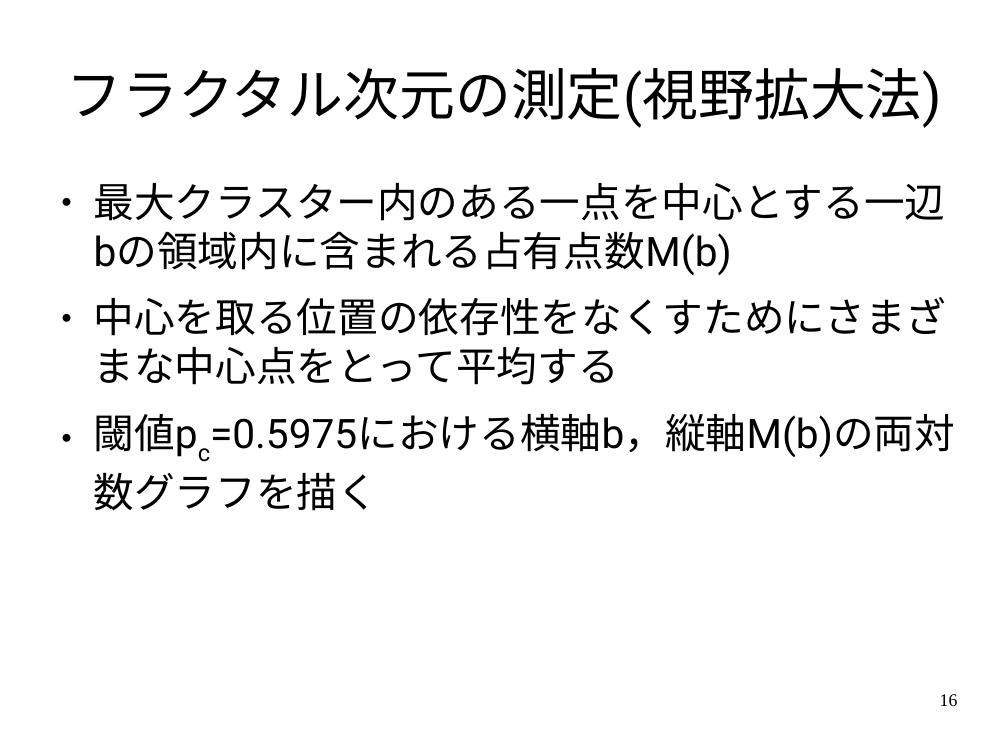
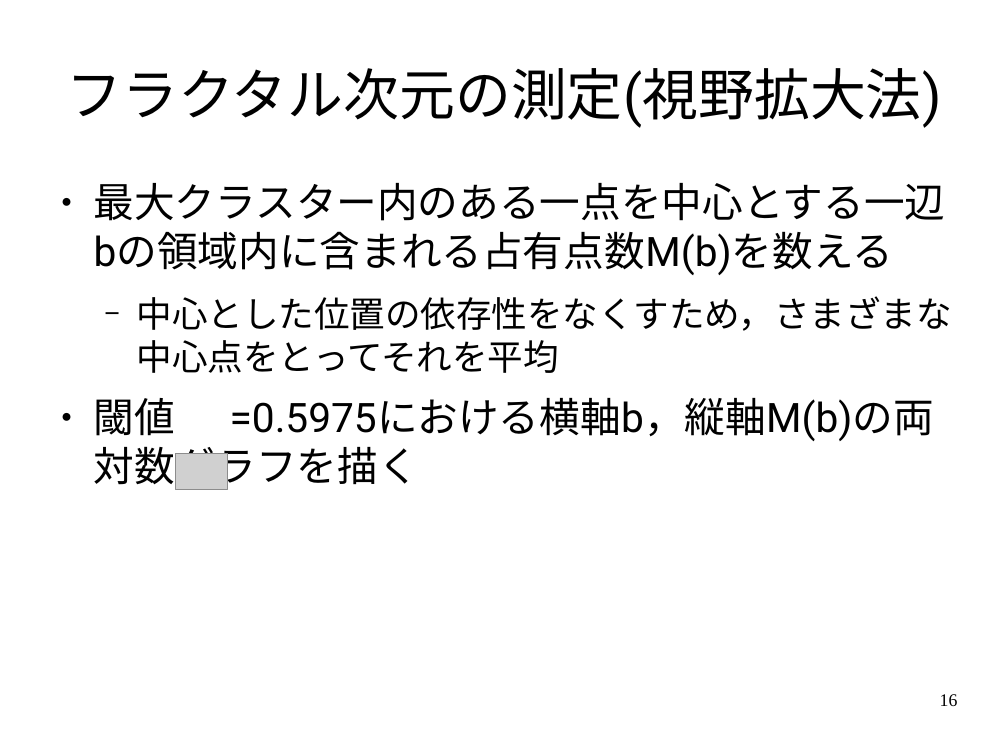
Before and after one commit to ssh0/SCS_yamlab2016, a slide deck: slide 16 of doc/slide.odp. Drawn at 1008x756 pixels with LibreOffice and Linux fonts; fonts in the diff are those of the drawing; grey boxes stand for pictures. Boxes give left, top, right and bottom in pixels: in the first picture for what was removed or moved away, otherwise in the second. Text is boxed around its words. In the diff, an @@ line names an element or a change of style, - is before the commit and + after.

```diff
--- a/doc/slide.odp
+++ b/doc/slide.odp
@@ text at (x1=94, y1=183, x2=952, y2=490): text changed @@
-● 最大クラスター内のある一点を中心とする一辺bの領域内に含まれる占有点数M(b)
-● 中心を取る位置の依存性をなくすためにさまざまな中心点をとって平均する
-● 閾値pc=0.5975における横軸b，縦軸M(b)の両対数グラフを描く
+● 最大クラスター内のある一点を中心とする一辺bの領域内に含まれる占有点数M(b)を数える
+  − 中心とした位置の依存性をなくすため，さまざまな中心点をとってそれを平均
+● 閾値 =0.5975における横軸b，縦軸M(b)の両対数グラフを描く
@@ picture added at (x1=176, y1=454, x2=228, y2=490) @@
```
Also in this commit, not shown: 15 other slides changed, 5 slides added, 1 slide removed, 1 other file.
